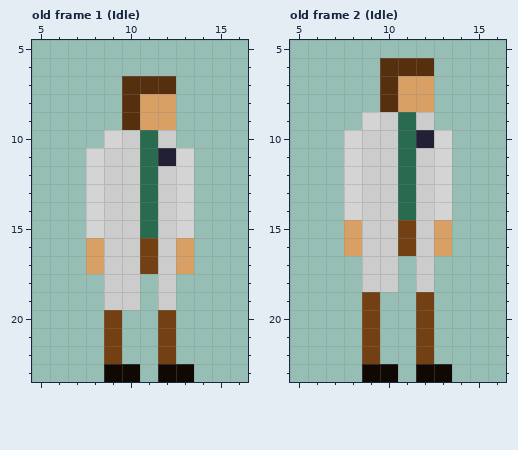
Pixel-art file -- art/ase/scientistPistol.aseprite. The picture above is the old version.
24x24 pixels, 17 frames. Shown: old frame 1 (Idle): x 5..16, y 5..23; old frame 2 (Idle): x 5..16, y 5..23. The commit also changed other frames, which this record leaves out.
The result:
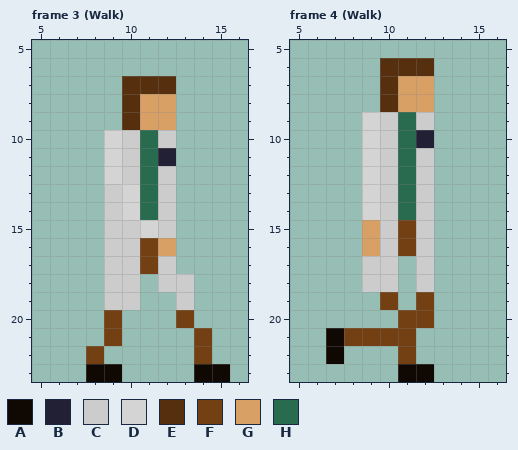
Palette (. is transparent): A #100903  B #222034  C #cccccc  D #d4d4d4  E #56300e  F #734013  G #d9a066  H #296b4f
A new or re-ordered frame is compared with the old frame closest to it.
Edits made:
frames 17 -> 21
Frame 3 (Walk) is new; against old frame 1 (Idle):
y 11..12: x 8..9 DC -> .D; x 13 D -> .
y 13..14: x 8 D -> .; x 10 C -> D; x 13 D -> .
y 15: x 8 D -> .; x 11 H -> D; x 13 D -> .
y 16: x 8 G -> .; x 12..13 CG -> G.
y 17: x 8 G -> .; x 13 G -> .
y 18: x 13 . -> C
y 19: x 12..13 C. -> .C
y 20: x 12..13 F. -> .F
y 21: x 12 F -> .; x 14 . -> F
y 22: x 8..9 .F -> F.; x 12 F -> .; x 14 . -> F
y 23: x 8 . -> A; x 10 A -> .; x 12..15 AA.. -> ..AA
Frame 4 (Walk) is new; against old frame 2 (Idle):
y 10..14: x 8..9 DC -> .D; x 13 D -> .
y 15..16: x 8..9 GC -> .G; x 13 G -> .
y 19: x 9..10 F. -> .F
y 20: x 9 F -> .; x 11 . -> F
y 21: x 7..8 .. -> AF; x 10..12 ..F -> FF.
y 22: x 7 . -> A; x 9 F -> .; x 11..12 .F -> F.
y 23: x 9..11 AA. -> ..A; x 13 A -> .
Boxes around the changes in both pictures, in picture pixels (x1, y1, x2, y2):
changed: (86, 148, 230, 382)
changed: (326, 130, 452, 382)
